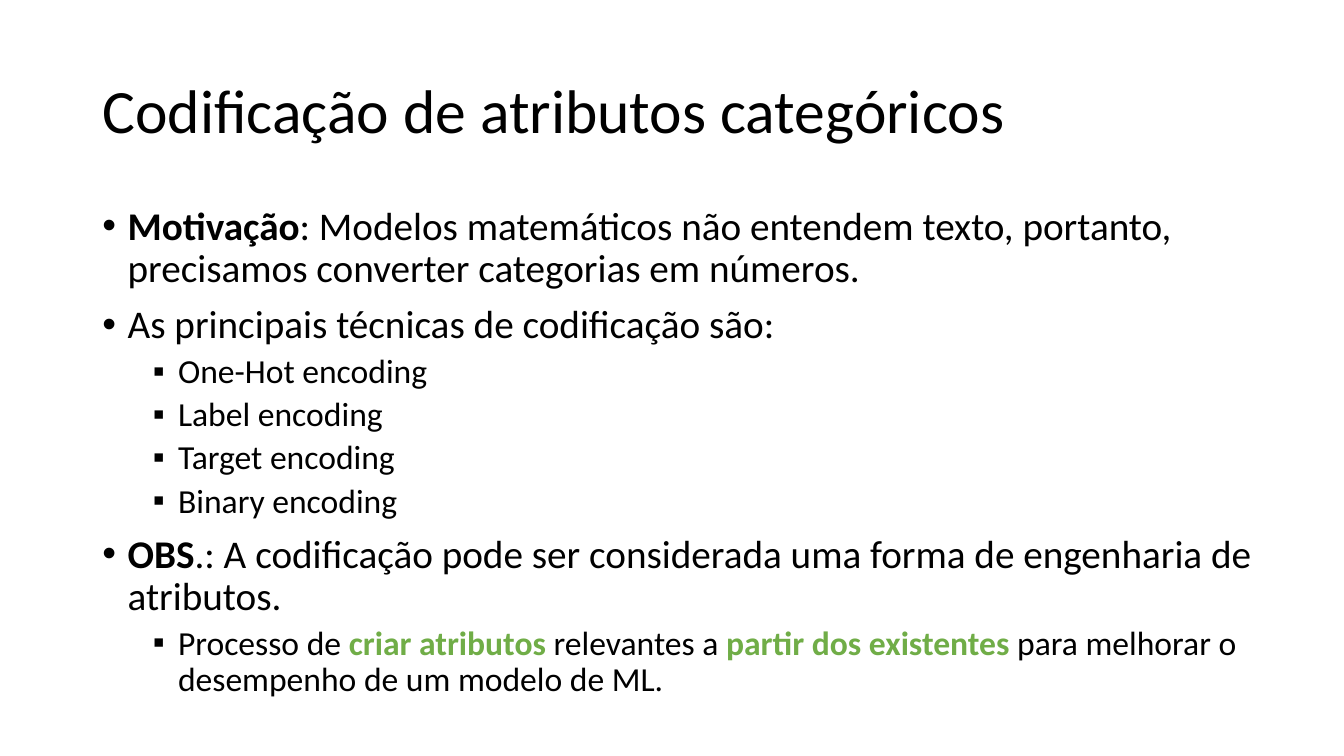
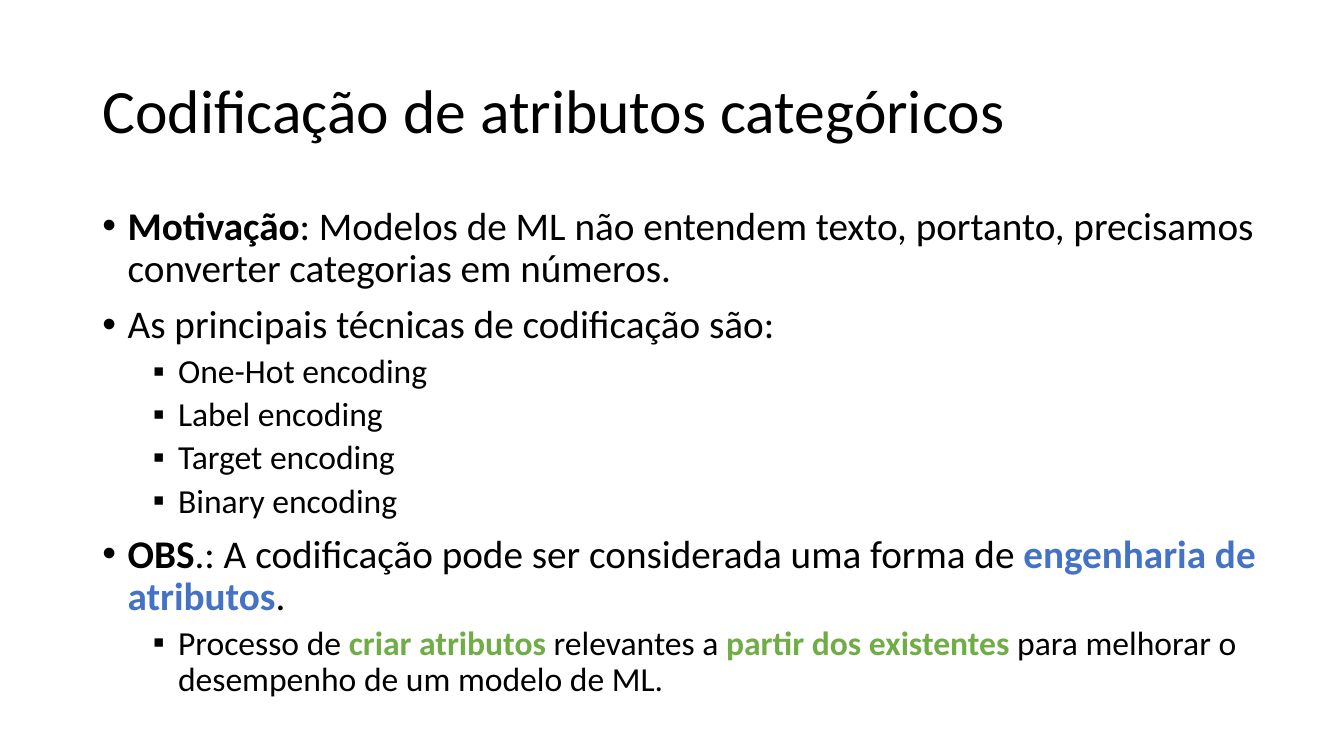
Before and after one commit to zz4fap/c24_inteligencia_artificial, a slide deck: slide 26 of slides/C24_Transformações.pptx. Drawn at 1344x756 pixels with LibreOffice and Linux fonts; fonts in the diff are those of the drawing. Boxes give left, top, right and bottom in pixels: in the first picture for what was removed or moved away, otherwise in the second. Text is boxed around its words. In the diff, an @@ line names an element or a change of style, - is before the commit and + after.

```diff
--- a/slides/C24_Transformações.pptx
+++ b/slides/C24_Transformações.pptx
@@ text at (128,212,1253,289): text changed @@
-• Motivação: Modelos matemáticos não entendem texto, portanto, precisamos converter categorias em números.
+• Motivação: Modelos de ML não entendem texto, portanto, precisamos converter categorias em números.
@@ text at (128,540,1256,611): text colour #000000 to #4472C4, bold on in "engenharia de atributos." @@
```
Also in this commit, not shown: 11 other slides changed, 1 other file.
